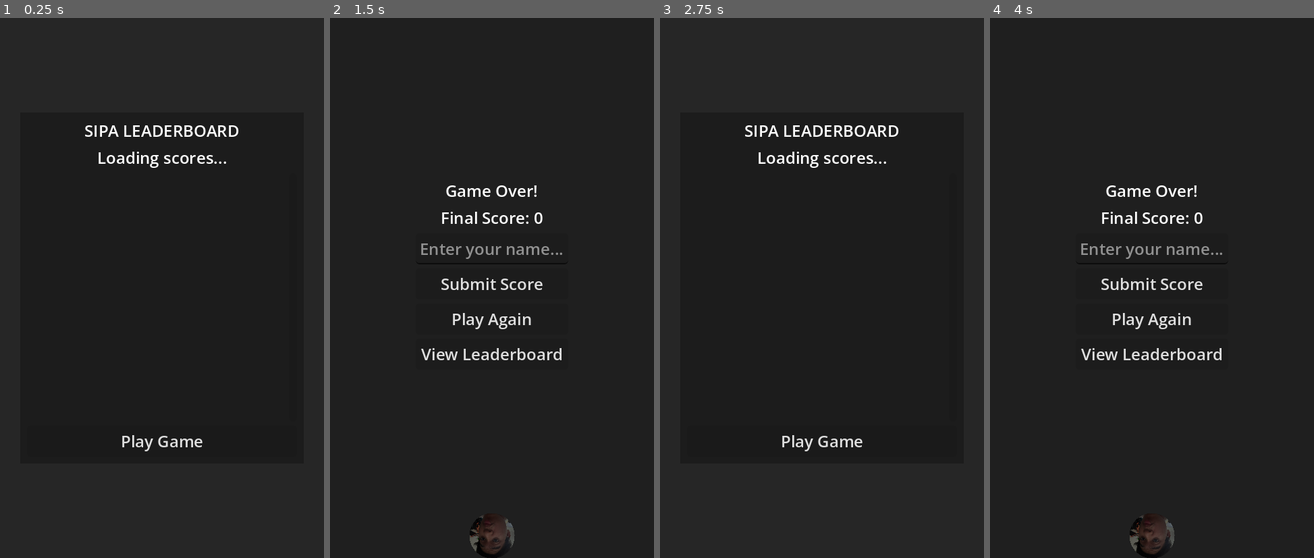
Above: before the commit, frames 1-4 (left to right).
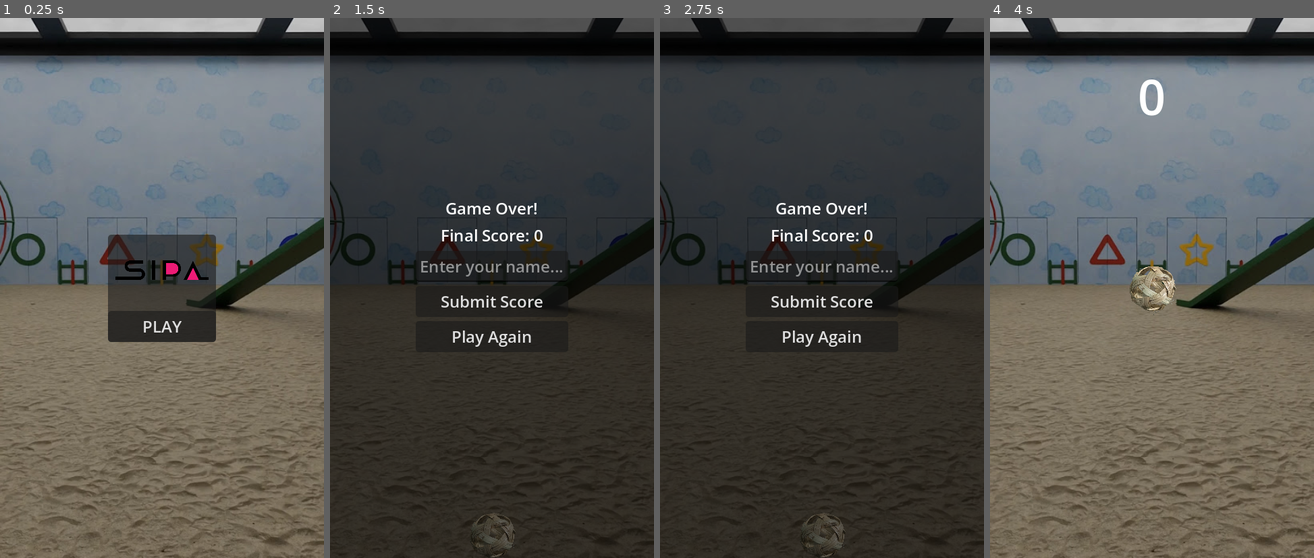
Above: after the commit, the same moments.

Repository: nomorepinto/arcus-ga-games
Game: Godot game, scene res://sipa/scenes/title_screen.tscn
The game is run twice, just before and just after one commit, with the same random seed, the same clock (stepped at 60 frames per second) and the same inputs. Before the commit the project starts from res://sipa/scenes/leaderboard_ui.tscn.
Inputs (mouse positions are in pixels of both pictures, inside the frame that each line leads up to):
- Up to frame 1 (0.25 s): no input
- Up to frame 2 (1.5 s): click "Play Game" (after the commit: "PLAY") at 0.5 s; move the mouse to (492, 428) at 1.27 s; click (492, 428) at 1.42 s
- Up to frame 3 (2.75 s): click (822, 352) at 2 s, where only the run before the commit has a clickable "View Leaderboard"
- Up to frame 4 (4 s): click (1152, 439) at 2.75 s, where only the run before the commit has a clickable "Play Game"; click (1152, 336) at 3.5 s, where only the run after the commit has a clickable "Play Again"

The runs differ from the first frame. In frame 1, 93% of the frame differs, in the area x 0-100%, y 0-100%; in frame 2, 34%; in frame 3, 40%; in frame 4, 94%.

Commit message:
Feat: Music to Sipa game

Diff:
--- a/arcus-ga-games/project.godot
+++ b/arcus-ga-games/project.godot
@@ -11,7 +11,7 @@
 [application]
 
 config/name="arcus-gagames"
-run/main_scene="uid://cju1w6p4f8s0s"
+run/main_scene="uid://gq0ck8idc4qf"
 config/features=PackedStringArray("4.7", "GL Compatibility")
 config/icon="res://icon.svg"
 
@@ -22,6 +22,7 @@
 [autoload]
 
 NextjsClient="*uid://ciata63jq3oyu"
+MusicManager="*uid://2c5j4685yu7h"
 
 [display]
 
--- a/arcus-ga-games/sipa/scenes/leaderboard_ui.tscn
+++ /dev/null
@@ -1,75 +0,0 @@
-[gd_scene format=3 uid="uid://cju1w6p4f8s0s"]
-
-[ext_resource type="Script" uid="uid://cmn17uvkkqdr8" path="res://sipa/scripts/leaderboard_ui.gd" id="1_dnid7"]
-
-[sub_resource type="StyleBoxFlat" id="StyleBoxFlat_myywt"]
-bg_color = Color(0, 0, 0, 0.2627451)
-expand_margin_left = 10.0
-expand_margin_top = 10.0
-expand_margin_right = 10.0
-expand_margin_bottom = 10.0
-
-[node name="LeaderboardUI" type="Control" unique_id=1263125416]
-layout_mode = 3
-anchors_preset = 15
-anchor_right = 1.0
-anchor_bottom = 1.0
-grow_horizontal = 2
-grow_vertical = 2
-script = ExtResource("1_dnid7")
-
-[node name="Background" type="ColorRect" parent="." unique_id=1802476778]
-layout_mode = 1
-anchors_preset = 15
-anchor_right = 1.0
-anchor_bottom = 1.0
-grow_horizontal = 2
-grow_vertical = 2
-color = Color(0, 0, 0, 0.5019608)
-
-[node name="PopupPanel" type="Panel" parent="." unique_id=1833385042]
-layout_mode = 1
-anchors_preset = 8
-anchor_left = 0.5
-anchor_top = 0.5
-anchor_right = 0.5
-anchor_bottom = 0.5
-offset_left = -200.0
-offset_top = -250.0
-offset_right = 200.0
-offset_bottom = 250.0
-grow_horizontal = 2
-grow_vertical = 2
-theme_override_styles/panel = SubResource("StyleBoxFlat_myywt")
-
-[node name="MainVBox" type="VBoxContainer" parent="PopupPanel" unique_id=357080454]
-layout_mode = 1
-anchors_preset = 15
-anchor_right = 1.0
-anchor_bottom = 1.0
-grow_horizontal = 2
-grow_vertical = 2
-
-[node name="TitleLabel" type="Label" parent="PopupPanel/MainVBox" unique_id=801445393]
-layout_mode = 2
-text = "Leaderboard"
-horizontal_alignment = 1
-
-[node name="LoadingLabel" type="Label" parent="PopupPanel/MainVBox" unique_id=961400118]
-layout_mode = 2
-text = "Loading scores..."
-horizontal_alignment = 1
-
-[node name="ScrollBox" type="ScrollContainer" parent="PopupPanel/MainVBox" unique_id=1772802189]
-layout_mode = 2
-size_flags_vertical = 3
-horizontal_scroll_mode = 0
-vertical_scroll_mode = 2
-
-[node name="ScoreList" type="VBoxContainer" parent="PopupPanel/MainVBox/ScrollBox" unique_id=778693109]
-layout_mode = 2
-alignment = 1
-
-[node name="PlayButton" type="Button" parent="PopupPanel/MainVBox" unique_id=198087309]
-layout_mode = 2
-text = "Play Game"
--- a/arcus-ga-games/sipa/scenes/main_game.tscn
+++ b/arcus-ga-games/sipa/scenes/main_game.tscn
@@ -2,7 +2,6 @@
 
 [ext_resource type="PackedScene" uid="uid://3bfqf3cu2oi1" path="res://sipa/scenes/sipa.tscn" id="1_x6q1h"]
 [ext_resource type="Script" uid="uid://ut2344acm8xn" path="res://sipa/scripts/main_game.gd" id="1_xlu0t"]
-[ext_resource type="PackedScene" uid="uid://cju1w6p4f8s0s" path="res://sipa/scenes/leaderboard_ui.tscn" id="3_00o7h"]
 
 [sub_resource type="RectangleShape2D" id="RectangleShape2D_myywt"]
 size = Vector2(480, 20)
@@ -97,10 +96,6 @@
 layout_mode = 2
 text = "Play Again"
 
-[node name="LeaderboardButton" type="Button" parent="HUD/GameOverPanel/VBoxContainer" unique_id=1776891117]
-layout_mode = 2
-text = "View Leaderboard"
-
 [node name="StatusLabel" type="Label" parent="HUD/GameOverPanel/VBoxContainer" unique_id=1768502810]
 layout_mode = 2
 
@@ -121,6 +116,3 @@
 theme_override_font_sizes/font_size = 32
 text = "NEW BALL INCOMING!!!"
 horizontal_alignment = 1
-
-[node name="LeaderboardUI" parent="HUD" unique_id=1263125416 instance=ExtResource("3_00o7h")]
-visible = false
--- /dev/null
+++ b/arcus-ga-games/sipa/scenes/music_manager.tscn
@@ -0,0 +1,21 @@
+[gd_scene format=3 uid="uid://2c5j4685yu7h"]
+
+[ext_resource type="Script" uid="uid://dcc1edbut80vn" path="res://sipa/scripts/music_manager.gd" id="1_1gy6t"]
+[ext_resource type="AudioStream" uid="uid://b8laniwlkle5l" path="res://sipa/assets/bgm.ogg" id="1_5jj7b"]
+[ext_resource type="Texture2D" uid="uid://by31ocd8nl550" path="res://sipa/assets/bg.jpg" id="3_2f4yj"]
+
+[node name="MusicManager" type="AudioStreamPlayer" unique_id=655128066]
+stream = ExtResource("1_5jj7b")
+script = ExtResource("1_1gy6t")
+
+[node name="BackgroundLayer" type="CanvasLayer" parent="." unique_id=758196214]
+layer = -100
+
+[node name="TextureRect" type="TextureRect" parent="BackgroundLayer" unique_id=1338387224]
+modulate = Color(0.83214575, 0.83214575, 0.83214575, 1)
+anchors_preset = 15
+anchor_right = 1.0
+anchor_bottom = 1.0
+grow_horizontal = 2
+grow_vertical = 2
+texture = ExtResource("3_2f4yj")
--- a/arcus-ga-games/sipa/scenes/sipa.tscn
+++ b/arcus-ga-games/sipa/scenes/sipa.tscn
@@ -17,7 +17,7 @@
 script = ExtResource("1_srdbr")
 
 [node name="Sprite2D" type="Sprite2D" parent="." unique_id=201912603]
-scale = Vector2(0.067, 0.067)
+scale = Vector2(0.038, 0.038)
 texture = ExtResource("2_hip7p")
 
 [node name="CollisionShape2D" type="CollisionShape2D" parent="." unique_id=1660072523]
@@ -29,3 +29,4 @@
 
 [node name="ImpactSFX" type="AudioStreamPlayer" parent="." unique_id=54303667]
 stream = ExtResource("4_wg5rt")
+volume_db = 3.0
--- /dev/null
+++ b/arcus-ga-games/sipa/scenes/title_screen.tscn
@@ -0,0 +1,42 @@
+[gd_scene format=3 uid="uid://gq0ck8idc4qf"]
+
+[ext_resource type="Script" uid="uid://brd1tecmg78y7" path="res://sipa/scripts/title_screen.gd" id="1_brgft"]
+[ext_resource type="Texture2D" uid="uid://bpd1no42rlipa" path="res://sipa/assets/title.png" id="2_ci2d1"]
+
+[node name="TitleScreen" type="Control" unique_id=672303396]
+layout_mode = 3
+anchors_preset = 15
+anchor_right = 1.0
+anchor_bottom = 1.0
+grow_horizontal = 2
+grow_vertical = 2
+size_flags_horizontal = 3
+size_flags_vertical = 3
+script = ExtResource("1_brgft")
+
+[node name="PopupPanel" type="PanelContainer" parent="." unique_id=468999669]
+layout_mode = 1
+anchors_preset = 8
+anchor_left = 0.5
+anchor_top = 0.5
+anchor_right = 0.5
+anchor_bottom = 0.5
+offset_left = -80.0
+offset_top = -43.0
+offset_right = 80.0
+offset_bottom = 43.0
+grow_horizontal = 2
+grow_vertical = 2
+
+[node name="MainVBox" type="VBoxContainer" parent="PopupPanel" unique_id=1283685055]
+layout_mode = 2
+alignment = 1
+
+[node name="TitleLabel" type="TextureRect" parent="PopupPanel/MainVBox" unique_id=35022165]
+layout_mode = 2
+texture = ExtResource("2_ci2d1")
+expand_mode = 5
+
+[node name="PlayButton" type="Button" parent="PopupPanel/MainVBox" unique_id=494512808]
+layout_mode = 2
+text = "PLAY"
--- a/arcus-ga-games/sipa/scripts/leaderboard_ui.gd
+++ /dev/null
@@ -1,65 +0,0 @@
-extends Control
-
-const GAME_SCENE_PATH = "res://sipa/scenes/main_game.tscn"
-
-@onready var title_label = $PopupPanel/MainVBox/TitleLabel
-@onready var loading_label = $PopupPanel/MainVBox/LoadingLabel
-@onready var score_list = $PopupPanel/MainVBox/ScrollBox/ScoreList
-@onready var play_button = $PopupPanel/MainVBox/PlayButton
-
-func _ready():
-	# Force the VBoxContainer to fill the ScrollContainer's width
-	score_list.size_flags_horizontal = Control.SIZE_EXPAND_FILL
-
-	# Connect the play button
-	play_button.pressed.connect(_on_play_pressed)
-
-	# Listen for the data from our Next.js backend
-	NextjsClient.leaderboard_received.connect(_on_leaderboard_received)
-
-	# Automatically load our leaderboard
-	load_leaderboard("SIPA")
-
-# Call this from MainGame.gd when you want to pop up the leaderboard
-func load_leaderboard(game_id: String):
-	title_label.text = game_id.to_upper() + " LEADERBOARD"
-	loading_label.show()
-
-	# Clear any old scores from the previous time it was opened
-	for child in score_list.get_children():
-		child.queue_free()
-
-	# Ask Next.js to fetch the top 10 scores for this specific game
-	NextjsClient.get_leaderboard(game_id, 10)
-
-func _on_leaderboard_received(success: bool, response_data: Dictionary):
-	loading_label.hide()
-
-	# Extract the array from Dictionary
-	var scores_array = []
-	if response_data.has("Items"):
-		scores_array = response_data["Items"]
-	elif response_data.has("data"):
-		scores_array = response_data["data"]
-
-	if success and scores_array.size() > 0:
-		var rank = 1
-		for player in scores_array:
-			var row_label = Label.new()
-
-			# Format: "1. Juan - 45"
-			# (DynamoDB handles Dalgona's floats and Sipa's integers automatically)
-			row_label.text = str(rank) + ". " + player["PlayerName"] + " - " + str(player["Score"])
-
-			# Add some basic styling and add it to the VBoxContainer
-			row_label.horizontal_alignment = HORIZONTAL_ALIGNMENT_CENTER
-			score_list.add_child(row_label)
-			rank += 1
-	else:
-		var error_label = Label.new()
-		error_label.text = "No scores found or connection error."
-		error_label.horizontal_alignment = HORIZONTAL_ALIGNMENT_CENTER
-		score_list.add_child(error_label)
-
-func _on_play_pressed():
-	get_tree().change_scene_to_file(GAME_SCENE_PATH)
--- a/arcus-ga-games/sipa/scripts/main_game.gd
+++ b/arcus-ga-games/sipa/scripts/main_game.gd
@@ -12,8 +12,6 @@
 @onready var restart_button = $HUD/GameOverPanel/VBoxContainer/RestartButton
 @onready var status_label = $HUD/GameOverPanel/VBoxContainer/StatusLabel
 @onready var warning_label = $HUD/WarningLabel
-@onready var leaderboard_ui = $HUD/LeaderboardUI
-@onready var leaderboard_button = $HUD/GameOverPanel/VBoxContainer/LeaderboardButton
 
 func _ready():
 	# Find the DeathZone and connect its body_entered signal
@@ -25,7 +23,6 @@
 	# Connect button signals
 	submit_button.pressed.connect(_on_submit_pressed)
 	restart_button.pressed.connect(_on_restart_pressed)
-	leaderboard_button.pressed.connect(_on_leaderboard_pressed)
 
 	# Listen for the backend response from our updated Next.js Autoload
 	NextjsClient.score_submitted.connect(_on_score_submitted)
--- /dev/null
+++ b/arcus-ga-games/sipa/scripts/music_manager.gd
@@ -0,0 +1,17 @@
+extends AudioStreamPlayer
+
+@onready var background_layer = $BackgroundLayer
+
+func _ready():
+	process_mode = Node.PROCESS_MODE_ALWAYS
+
+	if stream is AudioStreamOggVorbis or stream is AudioStreamMP3:
+		stream.loop = true
+
+	if not playing:
+		play()
+
+# Optional: Call this if you want to hide the background during active gameplay
+func set_background_visible(is_visible: bool):
+	if background_layer:
+		background_layer.visible = is_visible
--- /dev/null
+++ b/arcus-ga-games/sipa/scripts/title_screen.gd
@@ -0,0 +1,15 @@
+extends Control
+
+const GAME_SCENE_PATH = "res://sipa/scenes/main_game.tscn"
+
+# Point these to your UI elements in the editor scene tree
+@onready var play_button = $PopupPanel/MainVBox/PlayButton
+
+func _ready():
+	# Connect the play button signal so it triggers when clicked
+	if play_button and not play_button.pressed.is_connected(_on_play_pressed):
+		play_button.pressed.connect(_on_play_pressed)
+
+func _on_play_pressed():
+	# Instantly switch over to your main Sipa game scene
+	get_tree().change_scene_to_file(GAME_SCENE_PATH)
Binary file added: arcus-ga-games/dalgona/assets/title.png
Binary file added: arcus-ga-games/sipa/assets/bg.jpg
Binary file changed: arcus-ga-games/sipa/assets/default_ball.png
Binary file removed: arcus-ga-games/sipa/assets/tapped_ball.png
Binary file added: arcus-ga-games/sipa/assets/title.png
Not shown: 1 places in arcus-ga-games/sipa/scenes/sipa.tscn that only renumber resources
Not shown, removed: arcus-ga-games/sipa/scripts/leaderboard_ui.gd.uid
Not shown, added: arcus-ga-games/sipa/scripts/music_manager.gd.uid
Not shown, added: arcus-ga-games/sipa/scripts/title_screen.gd.uid
Not shown, added: arcus-ga-games/sipa/assets/bgm.ogg
Not shown, changed: arcus-ga-games/sipa/assets/tap.ogg
Not shown, changed: nextjs-web-app/app/layout.jsx
(and 6 more such lines)
